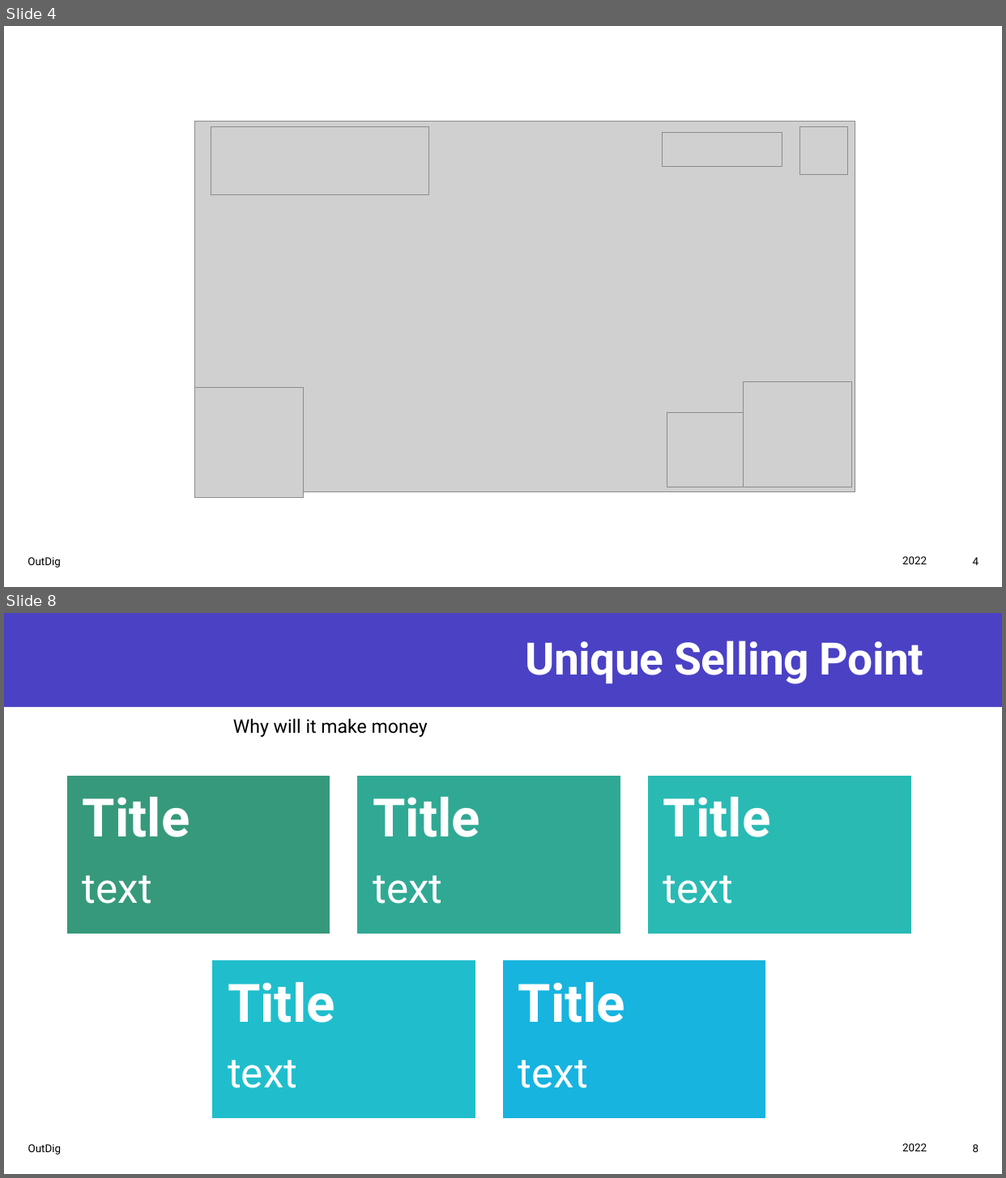
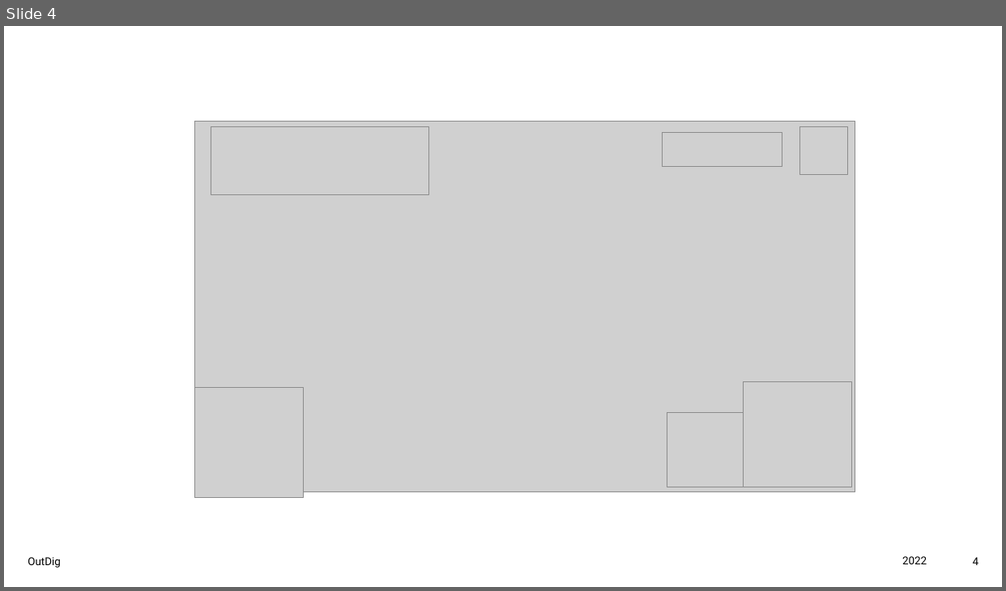
Before and after one commit to Joe34441/IndieDevPPT, a slide deck: CT6018 Joe Mason s4001719.pptx. Shown one above the other, each under a label of ours: slides 4 and 8 before the commit, slide 4 after it; the slides between them are not shown. The pictures are 1006x1178 and 1006x591 pixels, drawn with LibreOffice and Linux fonts; fonts in the diff are those of the drawing; grey boxes stand for pictures; background and template pictures are left out. Boxes give left, top, right and bottom in pixels: in the first picture for what was removed or moved away, otherwise in the second. Text is boxed around its words. In the diff, an @@ line names an element or a change of style, - is before the commit and + after.

```diff
--- a/CT6018 Joe Mason s4001719.pptx
+++ b/CT6018 Joe Mason s4001719.pptx
@@ slide 8 removed at [4, 613, 1002, 1174], background #FFFFFF @@
@@ rectangle removed at [4, 613, 1002, 1174] @@
@@ rectangle removed at [4, 613, 1002, 707] @@
@@ title removed at [525, 641, 923, 684] @@
-Unique Selling Point
@@ text removed at [233, 718, 428, 737] @@
-Why will it make money
@@ group removed at [67, 776, 912, 1119]: 5 rectangles, 5 texts @@
-Title
-  text
-Title
-  text
-Title
-  text
-Title
-  text
-Title
-  text
@@ text removed at [28, 1144, 62, 1155] @@
-OutDig
@@ text removed at [902, 1144, 927, 1152] @@
-2022
@@ page number removed at [973, 1144, 979, 1152] @@
-8
```
Also in this commit, not shown: 15 slides changed, 3 slides added, 1 other file.
